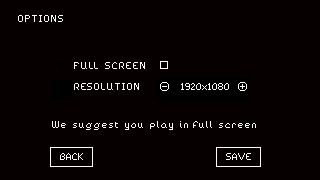
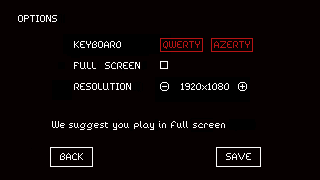
Two versions of the same layered image (320 x 180). Layer-by-layer changes:
added layer "Calque #4" above "Calque #3" over (160, 38, 253, 52)
added layer "Calque #3" above "Calque #2" over (74, 38, 253, 52)
painted on "Arrière-plan" over (24, 13, 256, 132)
